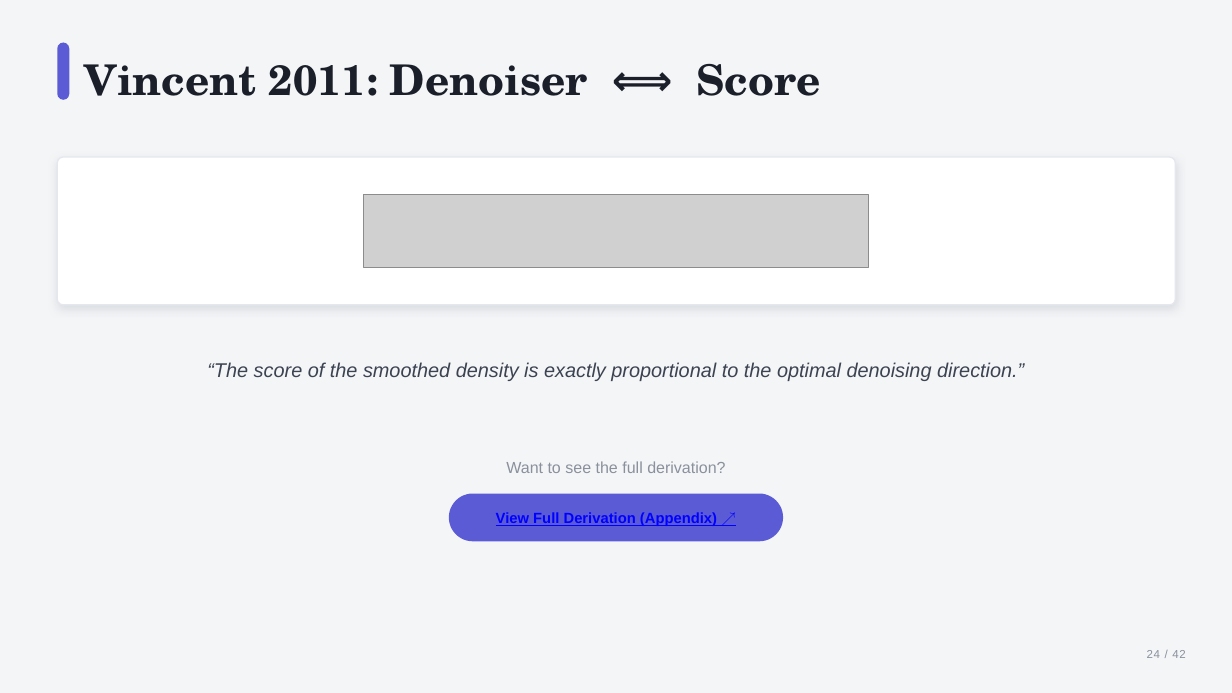
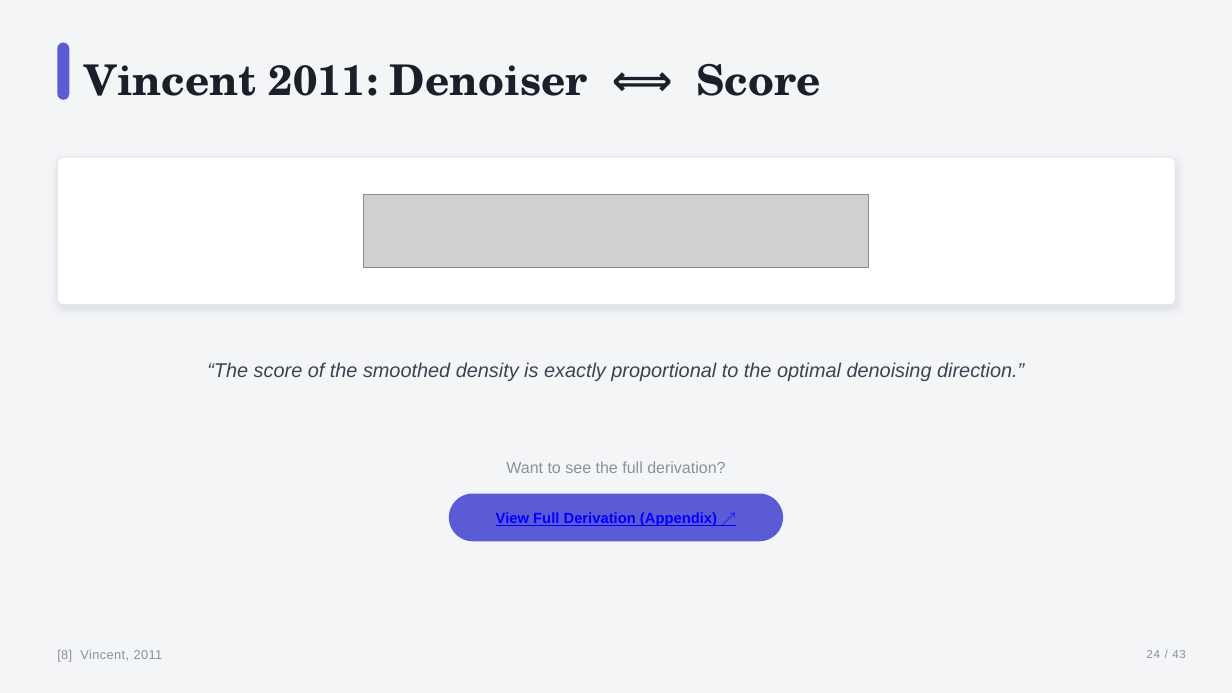
Before and after one commit to sudarshan1994/sudarshan1994.github.io, a slide deck: slide 24 of diffusion/diffusion_models_polished.pptx. Drawn at 1232x693 pixels with LibreOffice and Linux fonts; fonts in the diff are those of the drawing; grey boxes stand for pictures. Boxes give left, top, right and bottom in pixels: in the first picture for what was removed or moved away, otherwise in the second. Text is boxed around its words. In the diff, an @@ line names an element or a change of style, - is before the commit and + after.

```diff
--- a/diffusion/diffusion_models_polished.pptx
+++ b/diffusion/diffusion_models_polished.pptx
@@ text added at [57, 650, 163, 662], 10 pt, text #8A909C @@
+[8] Vincent, 2011
```
Also in this commit, not shown: 33 other slides changed, 1 slide added, 3 other files.
